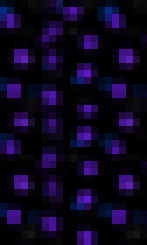
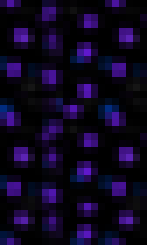
Layer changes from the first 147 x 245 image to the second:
renamed "Layer 1 copy 4" to "Layer 1 copy 7", painted on it over [0, 0, 147, 245]
